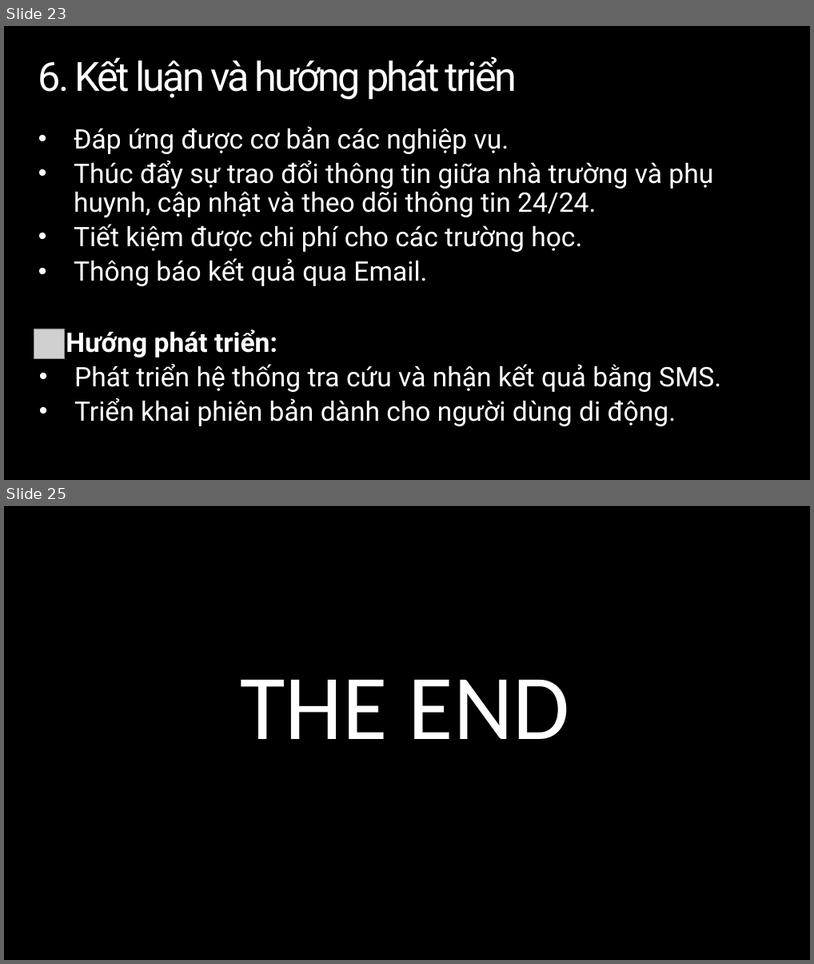
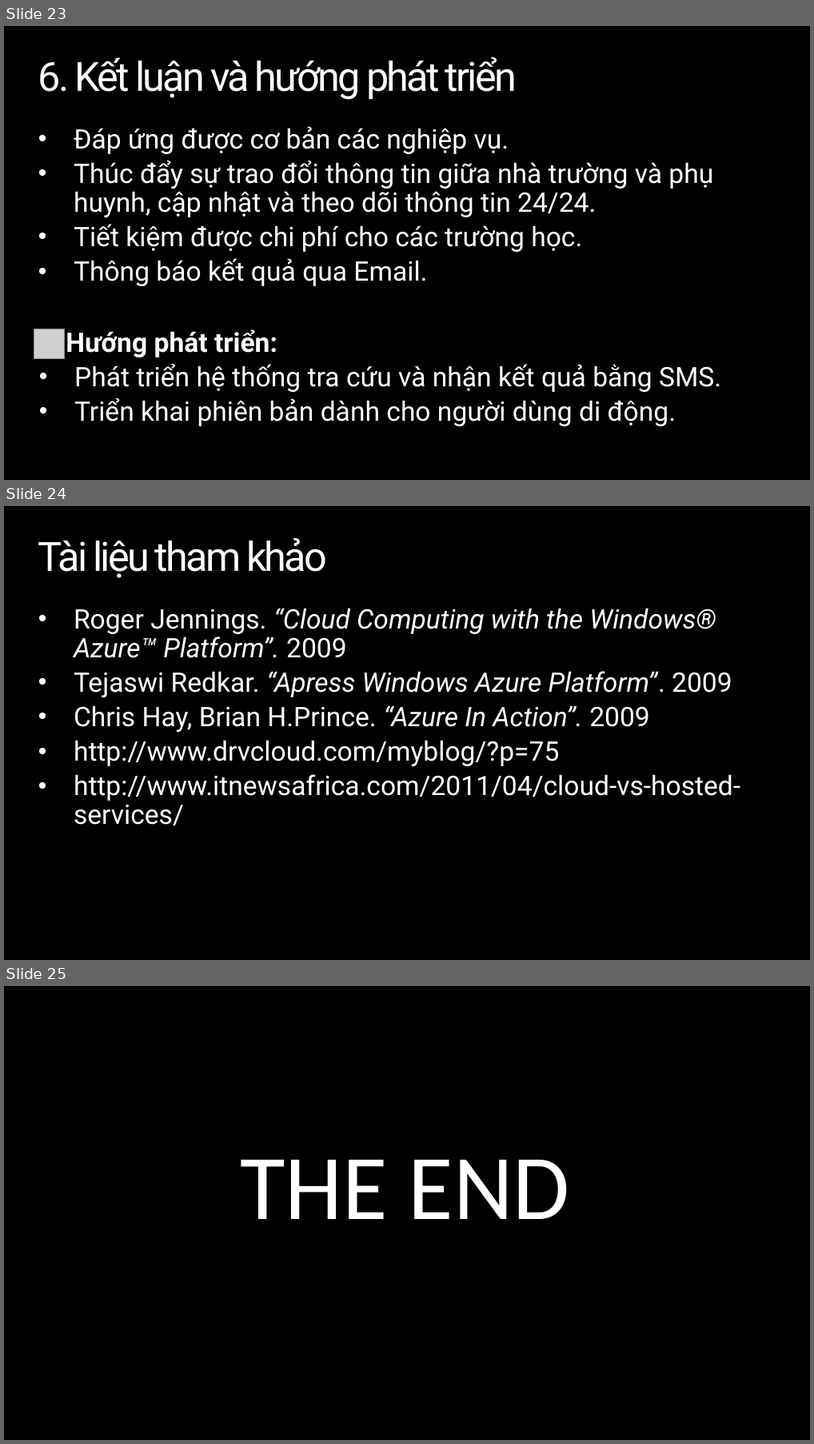
Before and after one commit to tiendv/contactbook, a slide deck: Project_Management/Báo cáo khóa luận/Presentation.pptx. Shown one above the other, each under a label of ours: slides 23 and 25 before the commit, slides 23, 24 and 25 after it; the slides between them are not shown. The pictures are 814x964 and 814x1444 pixels, drawn with LibreOffice and Linux fonts; fonts in the diff are those of the drawing; grey boxes stand for pictures; background and template pictures are left out. Boxes give left, top, right and bottom in pixels: in the first picture for what was removed or moved away, otherwise in the second. Text is boxed around its words. In the diff, an @@ line names an element or a change of style, - is before the commit and + after.

```diff
--- a/Project_Management/Báo cáo khóa luận/Presentation.pptx
+++ b/Project_Management/Báo cáo khóa luận/Presentation.pptx
@@ slide 24 added at box(4, 506, 810, 960), background picture (left out) @@
@@ title added at box(38, 538, 327, 578), 48 pt, text #FFFFFF @@
+Tài liệu tham khảo
@@ text added at box(74, 608, 741, 825), 32 pt, text #FFFFFF @@
+• Roger Jennings. “Cloud Computing with the Windows® Azure™ Platform”. 2009
+• Tejaswi Redkar. “Apress Windows Azure Platform”. 2009
+• Chris Hay, Brian H.Prince. “Azure In Action”. 2009
+• http://www.drvcloud.com/myblog/?p=75
+• http://www.itnewsafrica.com/2011/04/cloud-vs-hosted-services/
```
Also in this commit, not shown: 1 slide changed, 1 slide removed.
